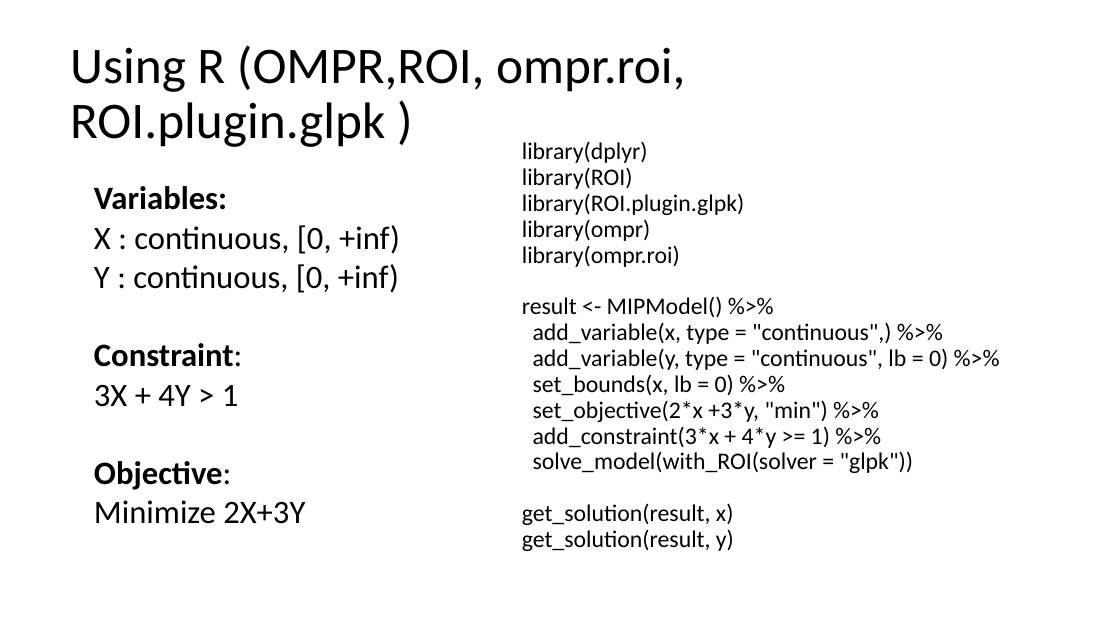
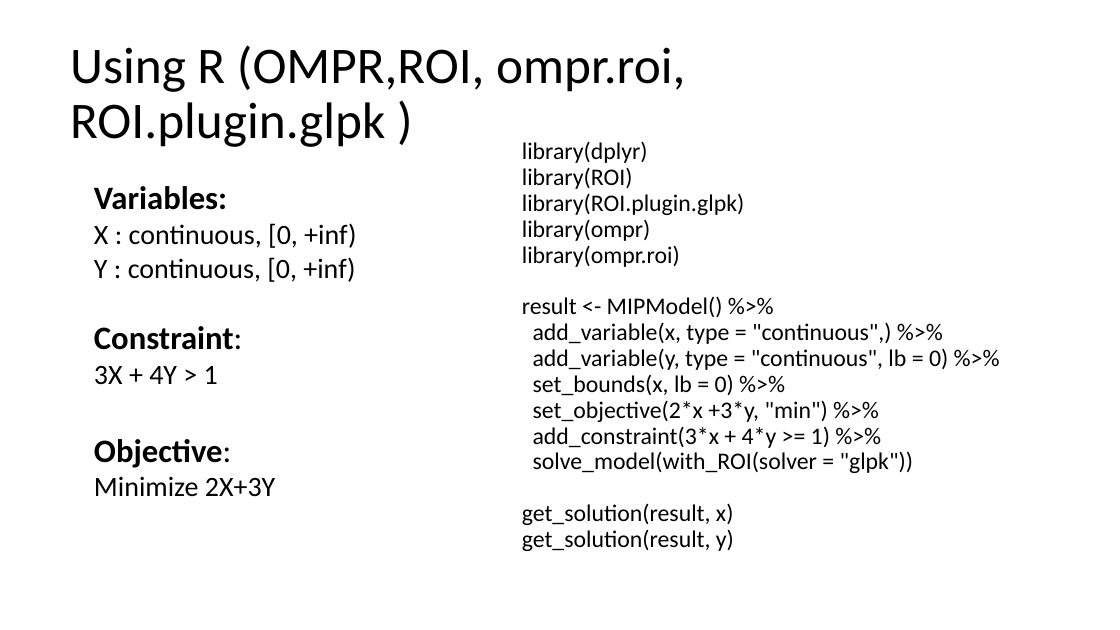
Before and after one commit to shuaiwang88/optimization_modeling_class_using_R_Pyomo, a slide deck: slide 20 of Intro of mathematic modeling for data scientist.pptx. Drawn at 1120x630 pixels with LibreOffice and Linux fonts; fonts in the diff are those of the drawing. Boxes give left, top, right and bottom in pixels: in the first picture for what was removed or moved away, otherwise in the second. Text is boxed around its words. In the diff, an @@ line names an element or a change of style, - is before the commit and + after.

```diff
--- a/Intro of mathematic modeling for data scientist.pptx
+++ b/Intro of mathematic modeling for data scientist.pptx
@@ text at bbox=[94, 223, 356, 497]: size 28 to 24 pt in "X : continuous, [0, +inf)", "Y : continuous, [0, +inf)", "3X + 4Y > 1", "Minimize 2X+3Y" @@
```
Also in this commit, not shown: 6 other slides changed, 2 slides added, 1 slide removed, 7 other files.
